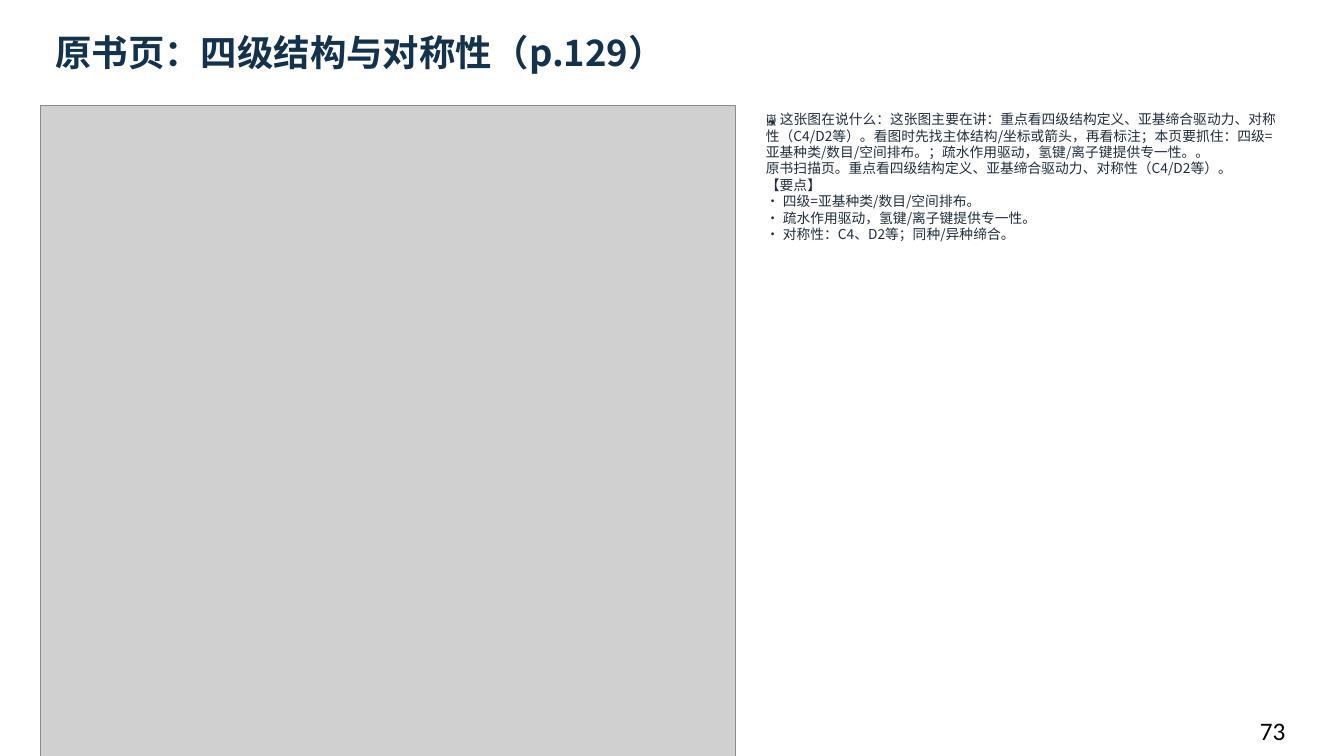
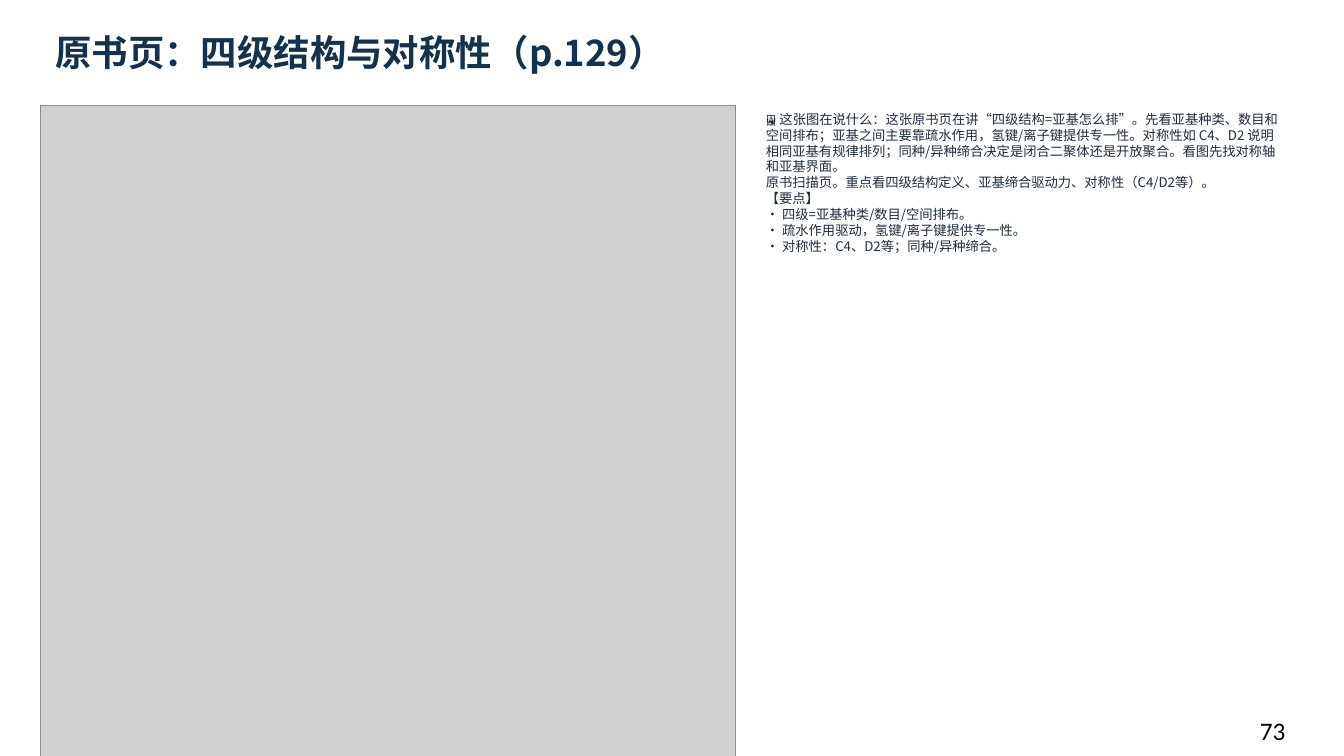
Before and after one commit to newkan-li/Biochemistry, a slide deck: slide 73 of downloads/bc03-ai-style.pptx. Drawn at 1344x756 pixels with LibreOffice and Linux fonts; fonts in the diff are those of the drawing; grey boxes stand for pictures. Boxes give left, top, right and bottom in pixels: in the first picture for what was removed or moved away, otherwise in the second. Text is boxed around its words. In the diff, an @@ line names an element or a change of style, - is before the commit and + after.

```diff
--- a/downloads/bc03-ai-style.pptx
+++ b/downloads/bc03-ai-style.pptx
@@ text at (x1=766, y1=113, x2=1278, y2=254): text changed; size 9.8 to 9.5 pt @@
-🖼 这张图在说什么：这张图主要在讲：重点看四级结构定义、亚基缔合驱动力、对称性（C4/D2等）。看图时先找主体结构/坐标或箭头，再看标注；本页要抓住：四级=亚基种类/数目/空间排布。；疏水作用驱动，氢键/离子键提供专一性。。
-原书扫描页。重点看四级结构定义、亚基缔合驱动力、对称性（C4/D2等）。
-【要点】
-• 四级=亚基种类/数目/空间排布。
-• 疏水作用驱动，氢键/离子键提供专一性。
-• 对称性：C4、D2等；同种/异种缔合。
+🖼 这张图在说什么：这张原书页在讲“四级结构=亚基怎么排”。先看亚基种类、数目和空间排布；亚基之间主要靠疏水作用，氢键/离子键提供专一性。对称性如 C4、D2 说明相同亚基有规律排列；同种/异种缔合决定是闭合二聚体还是开放聚合。看图先找对称轴和亚基界面。
+原书扫描页。重点看四级结构定义、亚基缔合驱动力、对称性（C4/D2等）。
+【要点】
+• 四级=亚基种类/数目/空间排布。
+• 疏水作用驱动，氢键/离子键提供专一性。
+• 对称性：C4、D2等；同种/异种缔合。
```
Also in this commit, not shown: 57 other slides changed, 5 other files.
